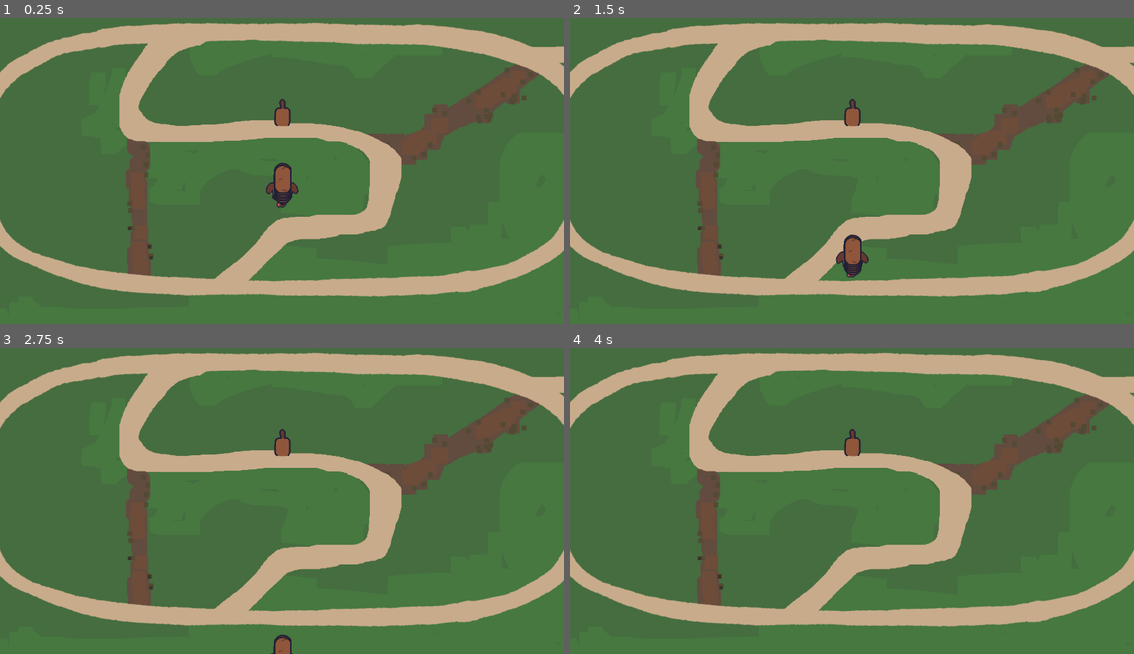
Above: before the commit, frames 1-4 (two rows, left to right).
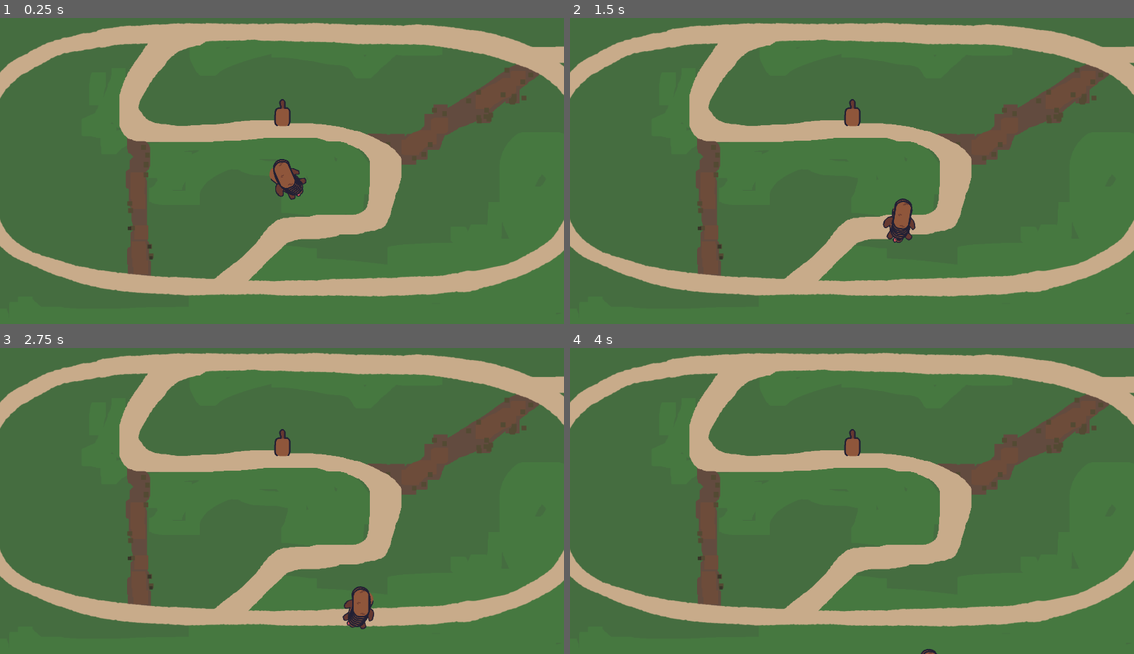
Above: after the commit, the same moments.

Repository: EsasHG/notsnake
Game: Godot game, scene res://MainScene.tscn
The game is run twice, just before and just after one commit, with the same random seed, the same clock (stepped at 60 frames per second) and the same inputs.
Inputs:
- Up to frame 1 (0.25 s): no input
- Up to frame 2 (1.5 s): tap Enter (ui_accept) at 0.5, 0.77 s; hold Space 0.53-1.28 s; hold Right (ui_right) from 0.53 s (still down); tap Space at 1.35 s
- Up to frame 3 (2.75 s): tap Enter (ui_accept) at 1.52 s; release Right (ui_right) at 2.03 s; hold Left (ui_left) from 2.03 s (still down); hold Space from 2.03 s (still down)
- Up to frame 4 (4 s): release Left (ui_left) at 2.78 s; release Space at 2.78 s; hold Right (ui_right) from 2.78 s (still down); tap Space at 2.85 s; tap Enter (ui_accept) at 3.02, 3.77 s; hold Space from 3.53 s (still down)

The runs differ from the first frame. In frame 1, 0.5% of the frame differs, in the area x 47-55%, y 46-62%; in frame 2, 1.0%, in the area x 47-62%, y 58-85%; in frame 3, 0.7%; in frame 4, less than 0.1%.
Error in both runs: Trying to assign value of type 'AnimatedSprite2D' to a variable of type 'Sprite2D'. (res://SimplePlayerCharacter.gd:10)

Commit message:
Added dog bone and functionality to grow

Diff:
--- a/DogBone.tscn
+++ b/DogBone.tscn
@@ -5,7 +5,7 @@
 [sub_resource type="RectangleShape2D" id="RectangleShape2D_df3dv"]
 size = Vector2(38, 20)
 
-[node name="Area2D" type="Area2D"]
+[node name="Area2D" type="Area2D" groups=["Treats"]]
 
 [node name="CollisionShape2D" type="CollisionShape2D" parent="."]
 shape = SubResource("RectangleShape2D_df3dv")
--- a/SceneAgain.tscn
+++ b/SceneAgain.tscn
@@ -8,6 +8,7 @@
 [ext_resource type="Texture2D" uid="uid://bid4i25qetdmx" path="res://Assets/TAILS.png" id="7_ou8m1"]
 [ext_resource type="Texture2D" uid="uid://y5w4acie56nb" path="res://Assets/newdog_legsFRONT_sheet.png" id="7_rm0ku"]
 [ext_resource type="Texture2D" uid="uid://c821bbhducux1" path="res://Assets/mapmaybe_base.png" id="8_22lru"]
+[ext_resource type="PackedScene" uid="uid://c7508ame74p7h" path="res://DogBone.tscn" id="9_7fe6i"]
 
 [sub_resource type="AtlasTexture" id="AtlasTexture_xmaxq"]
 atlas = ExtResource("7_ou8m1")
@@ -66,11 +67,7 @@
 }]
 
 [sub_resource type="RectangleShape2D" id="RectangleShape2D_7we7l"]
-size = Vector2(85, 105)
-
-[sub_resource type="AtlasTexture" id="AtlasTexture_2wuas"]
-atlas = ExtResource("1_g52xg")
-region = Rect2(0, 0, 43, 37)
+size = Vector2(32, 28)
 
 [sub_resource type="AtlasTexture" id="AtlasTexture_lym3j"]
 atlas = ExtResource("1_g52xg")
@@ -79,9 +76,6 @@
 [sub_resource type="SpriteFrames" id="SpriteFrames_2kam3"]
 animations = [{
 "frames": [{
-"duration": 1.0,
-"texture": SubResource("AtlasTexture_2wuas")
-}, {
 "duration": 1.0,
 "texture": SubResource("AtlasTexture_lym3j")
 }],
@@ -130,7 +124,7 @@
 }],
 "loop": true,
 "name": &"default",
-"speed": 8.0
+"speed": 11.0
 }]
 
 [node name="Node2D" type="Node2D"]
@@ -158,28 +152,27 @@
 texture_filter = 1
 position = Vector2(0, -9)
 sprite_frames = SubResource("SpriteFrames_4dxs5")
-frame_progress = 0.119647
+frame_progress = 0.5219
 
 [node name="Area2D" type="Area2D" parent="Node2D"]
 script = ExtResource("2_anabk")
 MOVE_SPEED = 400
 
 [node name="CollisionShape2D" type="CollisionShape2D" parent="Node2D/Area2D"]
-visible = false
-position = Vector2(-1.5, -12.5)
+position = Vector2(1, 1)
 shape = SubResource("RectangleShape2D_7we7l")
 
 [node name="Head" type="AnimatedSprite2D" parent="Node2D/Area2D"]
 z_index = 1
 texture_filter = 1
 sprite_frames = SubResource("SpriteFrames_2kam3")
-frame_progress = 0.545497
+frame_progress = 0.843429
 
 [node name="Legs" type="AnimatedSprite2D" parent="Node2D/Area2D/Head"]
 z_index = -1
 position = Vector2(0, -8)
 sprite_frames = SubResource("SpriteFrames_rudug")
-frame_progress = 0.388363
+frame_progress = 0.916872
 
 [node name="MapmaybeBase" type="Sprite2D" parent="."]
 z_index = -3
@@ -187,3 +180,8 @@
 
 [node name="Camera2D" type="Camera2D" parent="."]
 zoom = Vector2(1.01, 1.01)
+
+[node name="Area2D" parent="." instance=ExtResource("9_7fe6i")]
+position = Vector2(6, 126)
+
+[connection signal="area_entered" from="Node2D/Area2D" to="Node2D/Area2D" method="_on_area_entered"]
--- a/SimplePlayerCharacter.gd
+++ b/SimplePlayerCharacter.gd
@@ -13,11 +13,12 @@
 
 # Called when the node enters the scene tree for the first time.
 func _ready() -> void:
-	$AnimatedSprite2D.play("default")
+	$Head.play("default")
+	$Head/Legs.play("default")
+	$"../Butt/Tail".play("default")
 	for i : int in 5:
 		add_sprite()
 
-	$"../Line2D".add_point(position)
 	#butt.play("default")
 	pass # Replace with function body.
 
@@ -52,7 +53,6 @@
 	prevPos.push_front([position, rotation])
 
 	move_local_y(delta*MOVE_SPEED)
-	$"../Line2D".add_point(position)
 #	position.x += delta*100
 
 	if(Input.is_key_pressed(KEY_SPACE)):
@@ -60,3 +60,12 @@
 	else:
 		rotate(-delta*ROTATE_SPEED)
 	pass
+
+
+func _on_area_entered(area: Area2D) -> void:
+	if(area.is_in_group("Treats")):
+		print_debug("Adding sprritesa")
+		for i : int in 20:
+			add_sprite()
+
+	pass # Replace with function body.
--- a/project.godot
+++ b/project.godot
@@ -24,6 +24,10 @@
 
 project/assembly_name="NotSnake"
 
+[global_group]
+
+Treats=""
+
 [rendering]
 
 renderer/rendering_method="mobile"
Binary file added: Assets/newdog_LegsBACK_sheet.png
Not shown, added: Assets/newdog_LegsBACK_sheet.png.import
